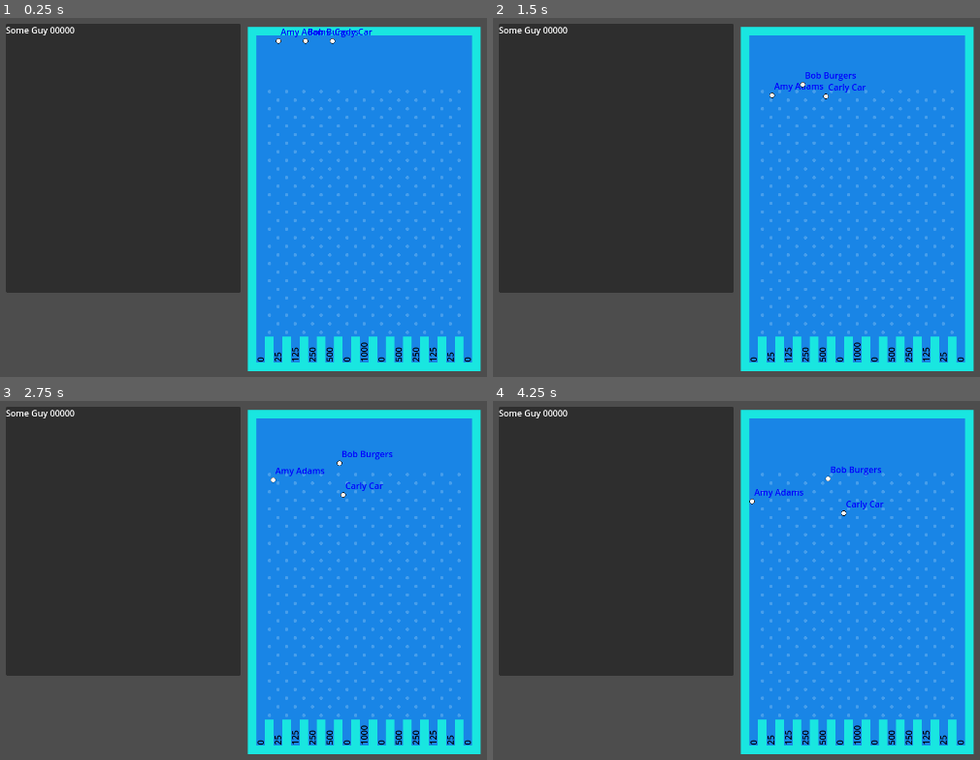
Above: before the commit, frames 1-4 (two rows, left to right).
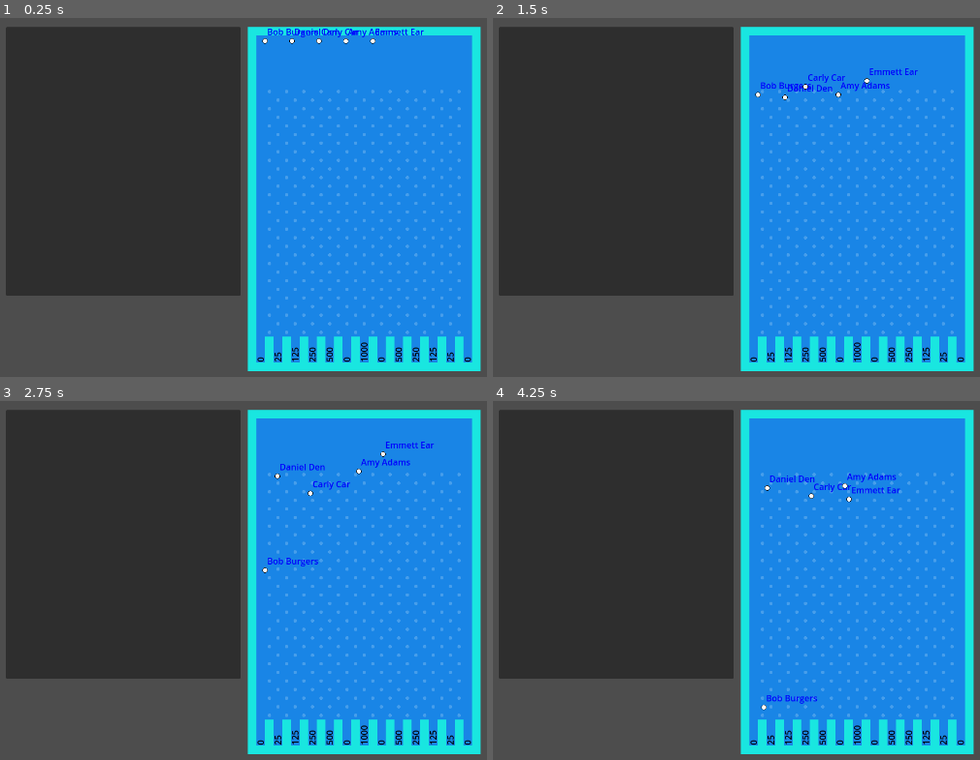
Above: after the commit, the same moments.

Repository: MikeBeasterfeld/plinko-godot
Game: Godot game, scene res://scene/level.tscn
Two runs of this game, one before a commit and one after it. Both use one fixed random seed, a clock stepped at 60 frames per second and the inputs below.
Inputs:
- Up to frame 1 (0.25 s): no input
- Up to frame 2 (1.5 s): no input
- Up to frame 3 (2.75 s): no input
- Up to frame 4 (4.25 s): no input

The runs differ from the first frame. In frame 1, 1.5% of the frame differs, in the area x 1-88%, y 1-78%; in frame 2, 1.6%; in frame 3, 1.7%; in frame 4, 1.8%, in the area x 1-84%, y 1-87%.

Commit message:
Scoreboard

Diff:
--- a/scene/Player_score.tscn
+++ b/scene/Player_score.tscn
@@ -1,9 +1,11 @@
 [gd_scene load_steps=2 format=3 uid="uid://caucpay1gd0la"]
 
-[ext_resource type="Script" path="res://scripts/HBoxContainer.gd" id="1_pdigm"]
+[ext_resource type="Script" path="res://scripts/player-score.gd" id="1_wugsq"]
 
-[node name="HBoxContainer" type="HBoxContainer"]
-script = ExtResource("1_pdigm")
+[node name="player-score" type="HBoxContainer"]
+offset_right = 383.0
+offset_bottom = 23.0
+script = ExtResource("1_wugsq")
 
 [node name="Player" type="Label" parent="."]
 layout_mode = 2
--- a/scene/level.tscn
+++ b/scene/level.tscn
@@ -1,10 +1,8 @@
-[gd_scene load_steps=8 format=3 uid="uid://dsrr36s2l4lv6"]
+[gd_scene load_steps=6 format=3 uid="uid://dsrr36s2l4lv6"]
 
 [ext_resource type="Script" path="res://scripts/gamemaster.gd" id="1_3nh02"]
 [ext_resource type="Texture2D" uid="uid://bliq8wdfoanwa" path="res://assets/tilemap.png" id="1_iuwbf"]
-[ext_resource type="PackedScene" uid="uid://jx7drwr3aftr" path="res://scene/alley.tscn" id="3_pbdlp"]
-[ext_resource type="Script" path="res://scripts/scorepanel.gd" id="4_5c2ou"]
-[ext_resource type="PackedScene" uid="uid://caucpay1gd0la" path="res://scene/Player_score.tscn" id="4_owa7m"]
+[ext_resource type="PackedScene" uid="uid://caucpay1gd0la" path="res://scene/player_score.tscn" id="4_owa7m"]
 
 [sub_resource type="TileSetAtlasSource" id="TileSetAtlasSource_nh2xn"]
 texture = ExtResource("1_iuwbf")
@@ -37,65 +35,18 @@
 
 [node name="alleys" type="Node2D" parent="."]
 
-[node name="1" parent="alleys" instance=ExtResource("3_pbdlp")]
-position = Vector2(-193, 275)
-
-[node name="2" parent="alleys" instance=ExtResource("3_pbdlp")]
-position = Vector2(-161, 275)
-SCORE = 25
-
-[node name="3" parent="alleys" instance=ExtResource("3_pbdlp")]
-position = Vector2(-129, 275)
-SCORE = 125
-
-[node name="4" parent="alleys" instance=ExtResource("3_pbdlp")]
-position = Vector2(-97, 275)
-SCORE = 250
-
-[node name="5" parent="alleys" instance=ExtResource("3_pbdlp")]
-position = Vector2(-65, 275)
-SCORE = 500
-
-[node name="6" parent="alleys" instance=ExtResource("3_pbdlp")]
-position = Vector2(-33, 275)
-
-[node name="7" parent="alleys" instance=ExtResource("3_pbdlp")]
-position = Vector2(-1, 275)
-SCORE = 1000
-
-[node name="8" parent="alleys" instance=ExtResource("3_pbdlp")]
-position = Vector2(31, 275)
-
-[node name="9" parent="alleys" instance=ExtResource("3_pbdlp")]
-position = Vector2(63, 275)
-SCORE = 500
-
-[node name="10" parent="alleys" instance=ExtResource("3_pbdlp")]
-position = Vector2(95, 275)
-SCORE = 250
-
-[node name="11" parent="alleys" instance=ExtResource("3_pbdlp")]
-position = Vector2(127, 275)
-SCORE = 125
-
-[node name="12" parent="alleys" instance=ExtResource("3_pbdlp")]
-position = Vector2(159, 275)
-SCORE = 25
-
-[node name="13" parent="alleys" instance=ExtResource("3_pbdlp")]
-position = Vector2(191, 275)
-
 [node name="scorepanel" type="Panel" parent="."]
 offset_left = -666.0
-offset_top = -324.0
+offset_top = -318.0
 offset_right = -230.0
-offset_bottom = 176.0
-script = ExtResource("4_5c2ou")
+offset_bottom = 182.0
 
 [node name="ScrollContainer" type="ScrollContainer" parent="scorepanel"]
 layout_mode = 0
-offset_right = 433.0
-offset_bottom = 497.0
+offset_left = 2.0
+offset_top = 1.0
+offset_right = 435.0
+offset_bottom = 498.0
 
 [node name="VBoxContainer" type="VBoxContainer" parent="scorepanel/ScrollContainer"]
 layout_mode = 2
@@ -105,3 +56,9 @@
 
 [node name="Node2D" type="Node2D" parent="."]
 position = Vector2(-160, -278)
+
+[node name="Timer" type="Timer" parent="."]
+wait_time = 19.551
+autostart = true
+
+[connection signal="timeout" from="Timer" to="." method="_on_timer_timeout"]
--- a/scripts/alley.gd
+++ b/scripts/alley.gd
@@ -3,22 +3,18 @@
 @export var SCORE = 0
 
 @onready var label = $Label
-#@onready var collision_shape_2d = $Area2D/CollisionShape2D
 
 # Called when the node enters the scene tree for the first time.
 func _ready():
 	label.text = "[color=black]" + str(SCORE) + "[/color]"
 
-	#var area2d = get_node("Area2D")
-	#area2d.area_entered.connect(_on_area_2d_area_entered)
-
-	$Area2D.area_entered.connect(_on_area_2d_area_entered)
+	#$Area2D.area_entered.connect(_on_area_2d_area_entered)
 
 # Called every frame. 'delta' is the elapsed time since the previous frame.
 func _process(_delta):
 	pass
 
-func _on_area_2d_area_entered(area):
-	print("Points " + str(SCORE) + " name: " + name)
-	print(area)
-	print(area.get_parent().BALL_NAME)
+#func _on_area_2d_area_entered(area):
+	#print("Points " + str(SCORE) + " name: " + name)
+	#print(area)
+	#print(area.get_parent().BALL_NAME)
--- a/scripts/gamemaster.gd
+++ b/scripts/gamemaster.gd
@@ -1,28 +1,113 @@
 extends Node2D
 
+@onready var v_box_container = $scorepanel/ScrollContainer/VBoxContainer
+var player_score = load("res://scene/player_score.tscn")
 var ball_scene = load("res://scene/ball.tscn")
+var alley_scene = load("res://scene/alley.tscn")
 
-var count = -160
+var count = -185
+
+var alley_start = -193
+var alley_space = 32
 
 var scores = {}
 
 # Called when the node enters the scene tree for the first time.
 func _ready():
-	var names = ["Amy Adams", "Bob Burgers", "Carly Car"]
-
-	for name in names:
-		print(name)
-		create_ball(name)
+	update_scores()
+	create_alleys()
+	create_balls()
 
 # Called every frame. 'delta' is the elapsed time since the previous frame.
-func _process(delta):
+func _process(_delta):
 	pass
 
-func create_ball(name: String):
+func create_alleys():
+	var alleys = [0, 25, 125, 250, 500, 0, 1000, 0, 500, 250, 125, 25, 0]
+
+	for alley in alleys:
+		var instance : Node2D = alley_scene.instantiate()
+		instance.position = Vector2(alley_start, 275)
+		alley_start = alley_start + alley_space
+		instance.SCORE = alley
+		print(instance.find_child("Area2D"))
+		instance.find_child("Area2D").area_entered.connect(add_score.bind(instance.SCORE))
+		$alleys.add_child(instance)
+
+func add_score(area: Area2D, score: int):
+	var player = area.get_parent().BALL_NAME
+
+	if score == 0:
+		return
+
+	print("hit " + str(score) + " " + player)
+
+	if scores.has(player):
+		print("Starting score " + str(scores[player]))
+		print("Adding score " + str(score))
+		scores[player] = scores[player] + score
+	else:
+		print("Init " + player)
+		scores[player] = score
+
+	update_scores()
+
+func update_scores():
+	for child in v_box_container.get_children():
+		print("Delete " + child.name)
+		child.queue_free()
+
+	for score in scores:
+		create_score(score, scores[score])
+
+func create_score(player: String, score: int):
+	var instance : HBoxContainer = player_score.instantiate()
+	instance.player = player
+	instance.score = str(score)
+
+	v_box_container.add_child(instance)
+
+func create_ball(player_name: String):
 	var instance : CharacterBody2D = ball_scene.instantiate()
-	print(instance.get_script())
-	print(count)
 	instance.position = Vector2(count, -295)
 	count = count + 50
-	instance.BALL_NAME = name
+	instance.BALL_NAME = player_name
 	add_child(instance)
+
+
+func _on_timer_timeout():
+	create_balls()
+
+func create_balls():
+	var player_names = ["Amy Adams", "Bob Burgers", "Carly Car", "Daniel Den", "Emmett Ear"]
+
+	player_names.shuffle()
+
+	var size = 5
+	var start = 0
+	var end = 4
+
+	var get_element = func ():
+		var current_player = player_names[start]
+		start += 1
+		return current_player
+
+	var add_element = func (player):
+		if end + 1 >= size:
+			end = 0
+		else:
+			end = end + 1
+
+		player_names[end] = player
+		end += 1
+
+
+	count = -185
+
+	for player in player_names:
+		create_ball(player)
+
+func find_fn(arr: Array, f: Callable):
+	for i in range(arr.size()):
+		if (f.call(i)):
+			return i
--- a/scripts/HBoxContainer.gd
+++ b/scripts/player-score.gd
@@ -1,19 +1,19 @@
 extends HBoxContainer
 
-var player_name = "Some Guy"
-var player_score = "00000"
+@export var player = "Some Guy"
+@export var score = "00000"
 
-@onready var player = $Player
-@onready var score = $Score
+@onready var player_label = $Player
+@onready var score_label = $Score
 
 # Called when the node enters the scene tree for the first time.
 func _ready():
 	update_labels()
 
 func update_labels():
-	player.text = player_name
-	score.text = player_score
+	player_label.text = player
+	score_label.text = score
 
 # Called every frame. 'delta' is the elapsed time since the previous frame.
-func _process(delta):
+func _process(_delta):
 	pass
--- a/scripts/scorepanel.gd
+++ /dev/null
@@ -1,12 +0,0 @@
-extends Panel
-
-var scores = {};
-
-# Called when the node enters the scene tree for the first time.
-func _ready():
-	pass # Replace with function body.
-
-
-# Called every frame. 'delta' is the elapsed time since the previous frame.
-func _process(delta):
-	pass
